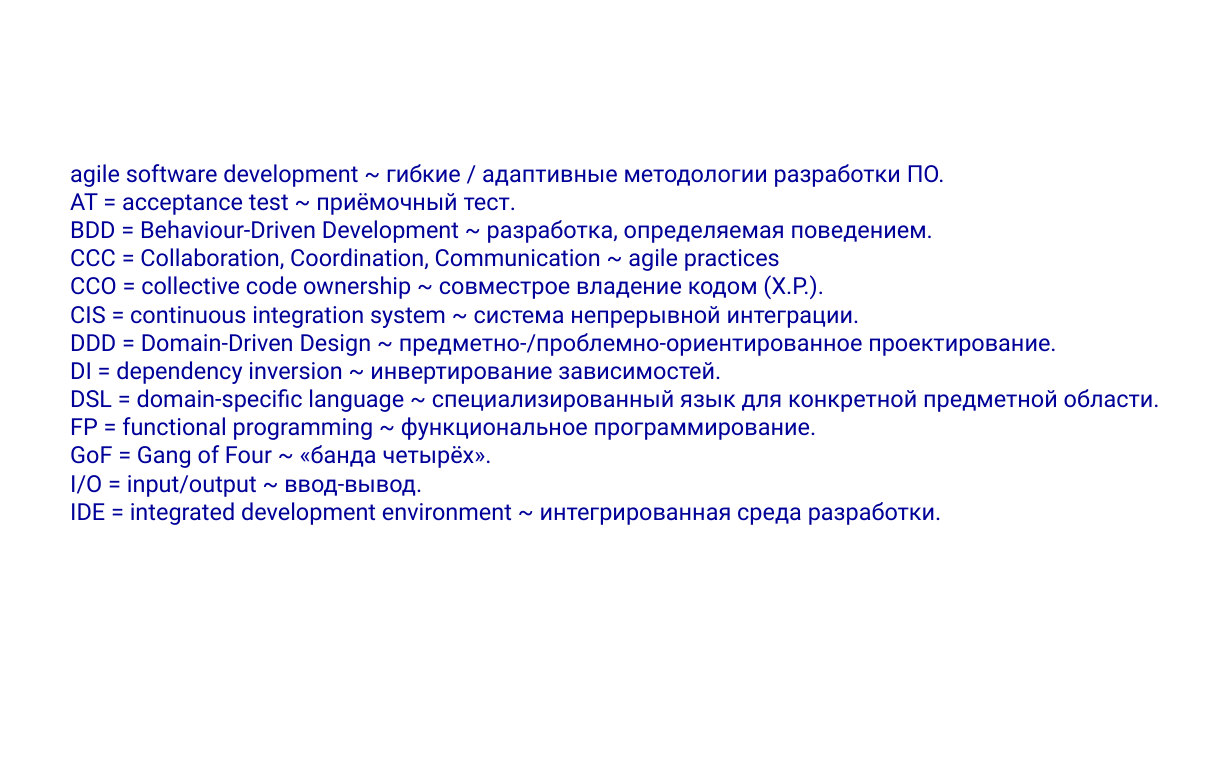
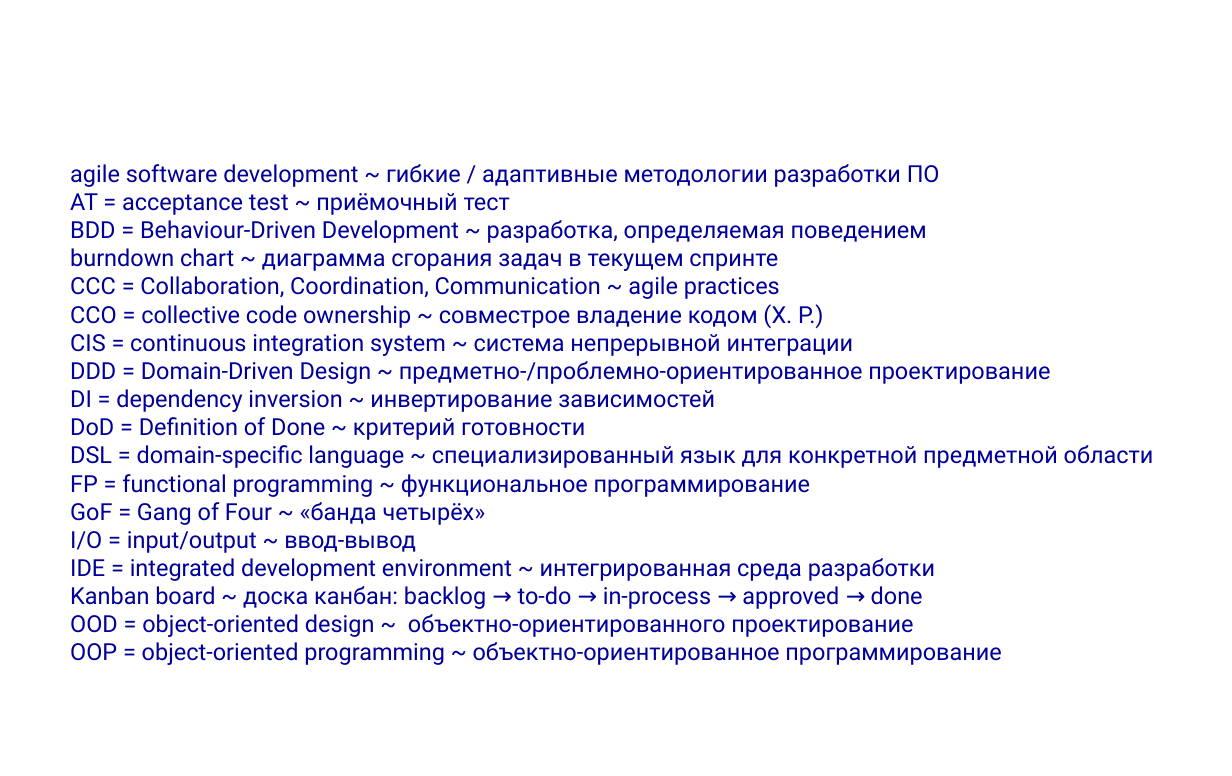
Before and after one commit to mike-shock/Software_Craft, a slide deck: slide 33 of Agile_Intro.odp (slide 27 before the commit). Drawn at 1232x776 pixels with LibreOffice and Linux fonts; fonts in the diff are those of the drawing; background and template pictures are left out. Boxes give left, top, right and bottom in pixels: in the first picture for what was removed or moved away, otherwise in the second. Text is boxed around its words. In the diff, an @@ line names an element or a change of style, - is before the commit and + after.

```diff
--- a/Agile_Intro.odp
+++ b/Agile_Intro.odp
@@ text at (70, 164, 940, 271): text changed @@
-● agile software development ~ гибкие / адаптивные методологии разработки ПО.
-● AT = acceptance test ~ приёмочный тест.
-● BDD = Behaviour-Driven Development ~ разработка, определяемая поведением.
+● agile software development ~ гибкие / адаптивные методологии разработки ПО
+● AT = acceptance test ~ приёмочный тест
+● BDD = Behaviour-Driven Development ~ разработка, определяемая поведением
+● burndown chart ~ диаграмма сгорания задач в текущем спринте
@@ text at (70, 304, 1154, 665): text changed @@
-● CCO = collective code ownership ~ совместрое владение кодом (X.P.).
-● CIS = continuous integration system ~ система непрерывной интеграции.
-● DDD = Domain-Driven Design ~ предметно-/проблемно-ориентированное проектирование.
-● DI = dependency inversion ~ инвертирование зависимостей.
-● DSL = domain-specific language ~ специализированный язык для конкретной предметной области.
-● FP = functional programming ~ функциональное программирование.
-● GoF = Gang of Four ~ «банда четырёх».
-● I/O = input/output ~ ввод-вывод.
-● IDE = integrated development environment ~ интегрированная среда разработки.
+● CCO = collective code ownership ~ совместрое владение кодом (X. P.)
+● CIS = continuous integration system ~ система непрерывной интеграции
+● DDD = Domain-Driven Design ~ предметно-/проблемно-ориентированное проектирование
+● DI = dependency inversion ~ инвертирование зависимостей
+● DoD = Definition of Done ~ критерий готовности
+● DSL = domain-specific language ~ специализированный язык для конкретной предметной области
+● FP = functional programming ~ функциональное программирование
+● GoF = Gang of Four ~ «банда четырёх»
+● I/O = input/output ~ ввод-вывод
+● IDE = integrated development environment ~ интегрированная среда разработки
+● Kanban board ~ доска канбан: backlog → to-do → in-process → approved → done
+● OOD = object-oriented design ~ объектно-ориентированного проектирование
+● OOP = object-oriented programming ~ объектно-ориентированное программирование
```
Also in this commit, not shown: 9 other slides changed, 5 slides added, 2 other files.
